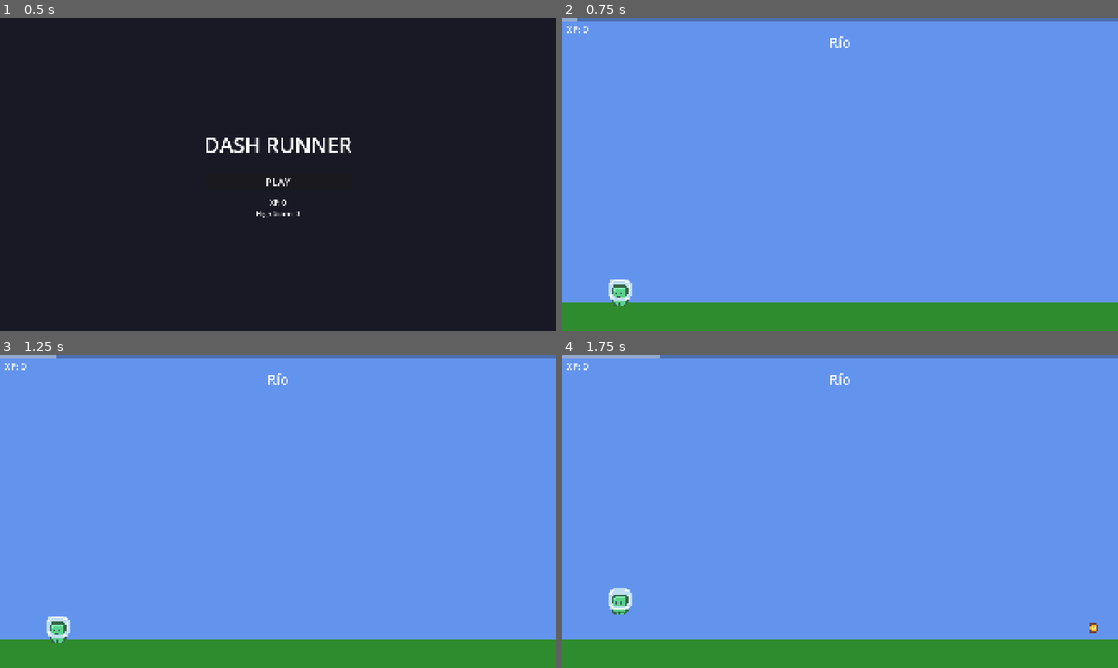
Above: before the commit, frames 1-4 (two rows, left to right).
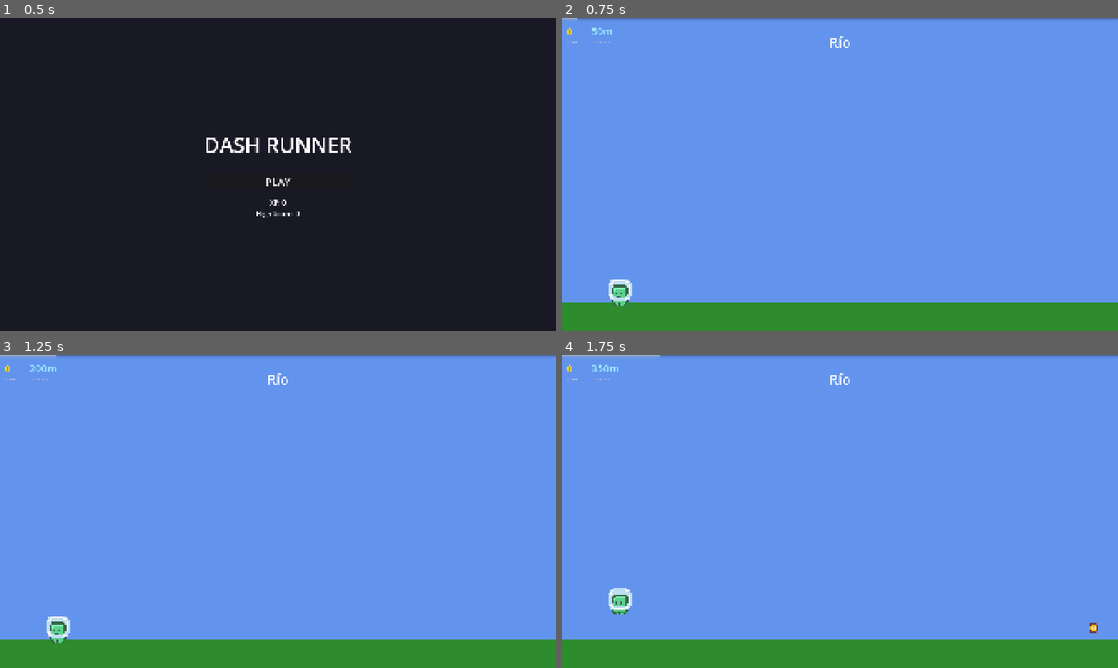
Above: after the commit, the same moments.

Repository: neoasistant-bot/runner-godot
Game: Godot game, scene res://scenes/main_menu.tscn
Same seed, same stepped clock (60 frames per second), same inputs: the game is played once before the commit and once after it.
Inputs (mouse positions are in pixels of both pictures, inside the frame that each line leads up to):
- Up to frame 1 (0.5 s): no input
- Up to frame 2 (0.75 s): click "PLAY" at 0.5 s
- Up to frame 3 (1.25 s): no input
- Up to frame 4 (1.75 s): tap Enter at 1.25 s; move the mouse to (962, 495) at 1.27 s; hold D (move_right) from 1.28 s (still down); click (962, 495) at 1.42 s; tap W (move_up) at 1.52 s

Frame 1 is identical in both runs. In frame 2, 0.8% of the frame differs, in the area x 0-100%, y 0-8%; in frame 3, 0.8%; in frame 4, 0.8%.

Commit message:
V1-04: Sistema de scoring funcional
- Score y distancia visibles en UI (top-left)
- Indicador de high score (top-right)
- Animación al superar high score durante gameplay
- Labels con colores distintivos (dorado score, cyan distancia)
- Distancia en metros actualizada en tiempo real

Diff:
--- a/scenes/level.tscn
+++ b/scenes/level.tscn
@@ -44,7 +44,41 @@
 
 [node name="UI" type="CanvasLayer" parent="."]
 
+[node name="TopBar" type="HBoxContainer" parent="UI"]
+offset_left = 16.0
+offset_top = 20.0
+offset_right = 600.0
+offset_bottom = 70.0
+theme_override_constants/separation = 40
+
+[node name="ScoreContainer" type="VBoxContainer" parent="UI/TopBar"]
+theme_override_constants/separation = 2
+
+[node name="ScoreLabel" type="Label" parent="UI/TopBar/ScoreContainer"]
+theme_override_colors/font_color = Color(1, 0.85, 0, 1)
+theme_override_font_sizes/font_size = 36
+text = "0"
+
+[node name="ScoreTitle" type="Label" parent="UI/TopBar/ScoreContainer"]
+theme_override_colors/font_color = Color(0.8, 0.8, 0.8, 1)
+theme_override_font_sizes/font_size = 14
+text = "SCORE"
+
+[node name="DistanceContainer" type="VBoxContainer" parent="UI/TopBar"]
+theme_override_constants/separation = 2
+
+[node name="DistanceLabel" type="Label" parent="UI/TopBar/DistanceContainer"]
+theme_override_colors/font_color = Color(0.6, 0.9, 1, 1)
+theme_override_font_sizes/font_size = 36
+text = "0m"
+
+[node name="DistanceTitle" type="Label" parent="UI/TopBar/DistanceContainer"]
+theme_override_colors/font_color = Color(0.8, 0.8, 0.8, 1)
+theme_override_font_sizes/font_size = 14
+text = "DISTANCE"
+
 [node name="XPLabel" type="Label" parent="UI"]
+visible = false
 offset_left = 16.0
 offset_top = 16.0
 offset_right = 200.0
@@ -52,11 +86,19 @@
 theme_override_font_sizes/font_size = 32
 text = "XP: 0"
 
+[node name="HighScoreIndicator" type="Label" parent="UI"]
+offset_right = 1904.0
+offset_bottom = 40.0
+theme_override_colors/font_color = Color(1, 0.84, 0, 0.8)
+theme_override_font_sizes/font_size = 20
+text = "★ HIGH SCORE: 0"
+horizontal_alignment = 2
+
 [node name="DistanceBar" type="ProgressBar" parent="UI"]
 offset_left = 0.0
 offset_top = 0.0
 offset_right = 1920.0
-offset_bottom = 12.0
+offset_bottom = 8.0
 show_percentage = false
 
 [node name="LevelNameLabel" type="Label" parent="UI"]
--- a/scripts/level.gd
+++ b/scripts/level.gd
@@ -10,6 +10,11 @@
 @onready var xp_label: Label = $UI/XPLabel
 @onready var distance_bar: ProgressBar = $UI/DistanceBar
 @onready var level_name_label: Label = $UI/LevelNameLabel
+@onready var score_label: Label = $UI/TopBar/ScoreContainer/ScoreLabel
+@onready var distance_label: Label = $UI/TopBar/DistanceContainer/DistanceLabel
+@onready var high_score_indicator: Label = $UI/HighScoreIndicator
+
+var _total_distance: float = 0.0
 
 var level_data: LevelData
 var level_distance: float = 0.0
@@ -70,6 +75,11 @@
 	distance_bar.value = 0
 	level_name_label.text = level_data.level_name
 	xp_label.text = "XP: %d" % GameManager.total_xp
+	score_label.text = "%d" % GameManager.session_xp
+	distance_label.text = "0m"
+	high_score_indicator.text = "★ HIGH SCORE: %d" % GameManager.high_score
+	if GameManager.high_score == 0:
+		high_score_indicator.visible = false
 
 	# Connect signals
 	world.distance_updated.connect(_on_distance_updated)
@@ -96,12 +106,29 @@
 
 func _on_distance_updated(total: float) -> void:
 	distance_bar.value = min(total, level_distance)
+	_total_distance = total
+	distance_label.text = "%dm" % int(total)
 
 	if total >= level_distance and not _teleporter_spawned:
 		_spawn_teleporter()
 
 func _on_xp_changed(new_xp: int) -> void:
 	xp_label.text = "XP: %d" % new_xp
+	score_label.text = "%d" % GameManager.session_xp
+
+	# Check for new high score during gameplay
+	if GameManager.session_xp > GameManager.high_score and GameManager.high_score > 0:
+		_on_new_high_score()
+
+func _on_new_high_score() -> void:
+	# Flash the high score indicator
+	high_score_indicator.text = "★ NEW HIGH SCORE!"
+	high_score_indicator.visible = true
+	high_score_indicator.add_theme_color_override("font_color", Color.GOLD)
+
+	var tween := create_tween()
+	tween.tween_property(high_score_indicator, "scale", Vector2(1.2, 1.2), 0.1)
+	tween.tween_property(high_score_indicator, "scale", Vector2(1.0, 1.0), 0.1)
 
 func _on_game_over() -> void:
 	world.stop()
